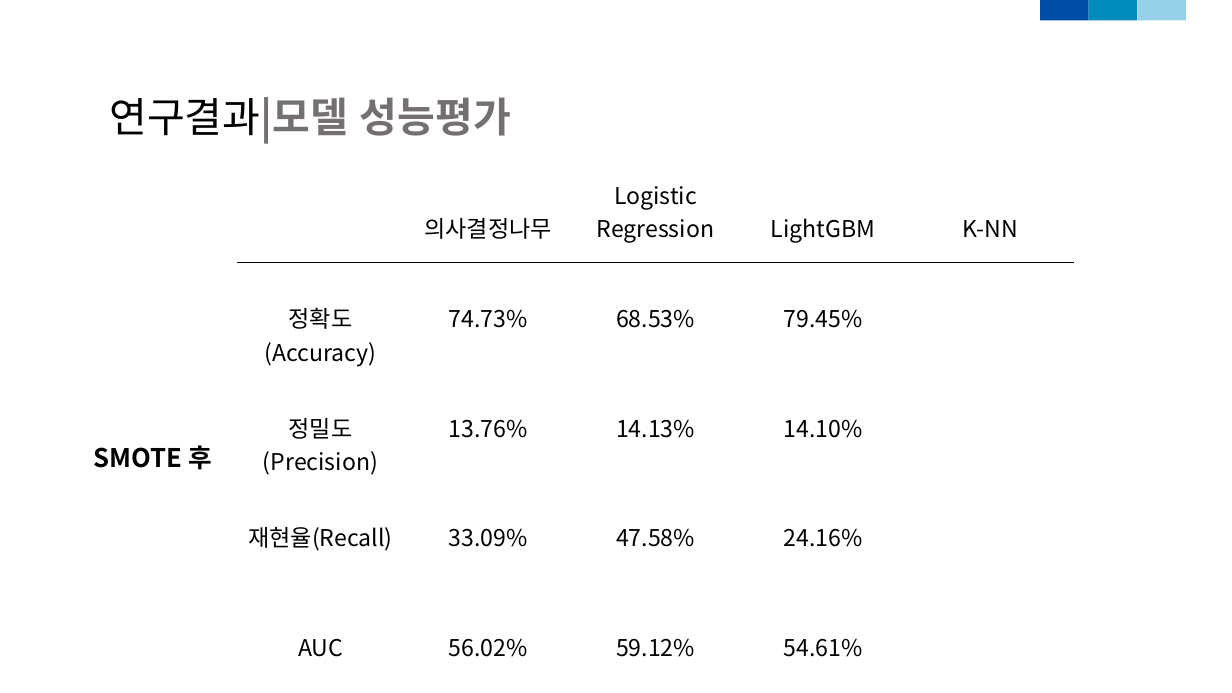
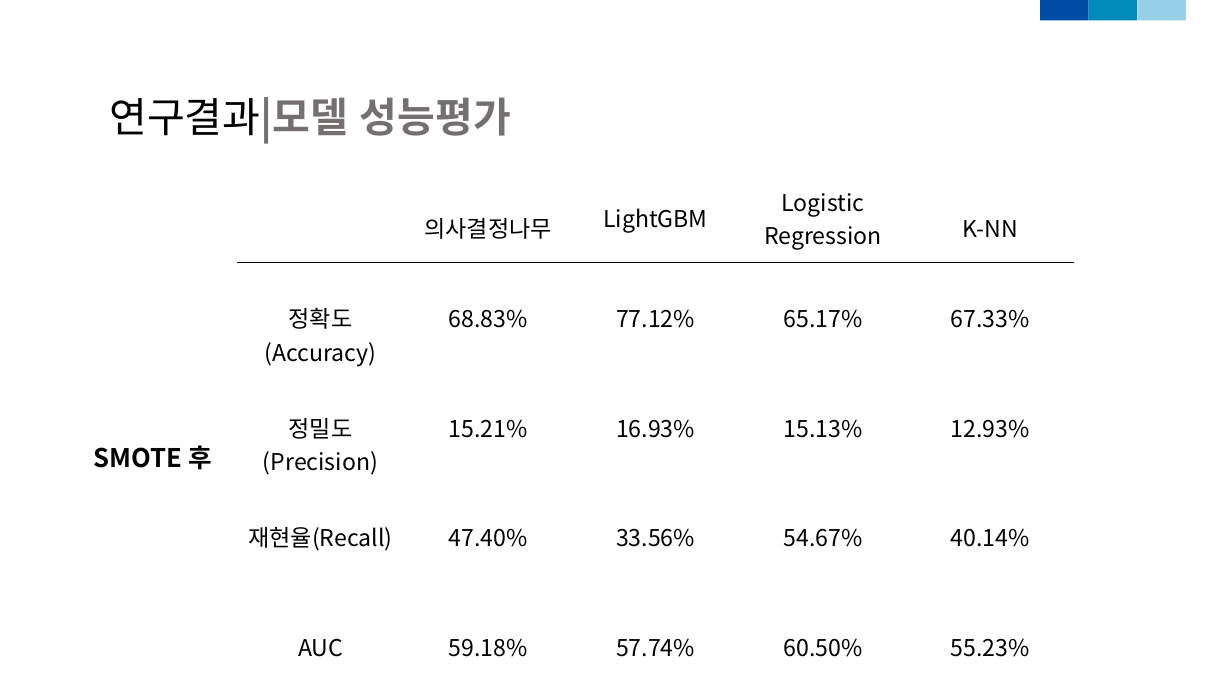
Before and after one commit to dudungE/Competition, a slide deck: slide 13 of ppt/부실가계탐지모형_2.pptx. Drawn at 1232x693 pixels with LibreOffice and Linux fonts; fonts in the diff are those of the drawing. Boxes give left, top, right and bottom in pixels: in the first picture for what was removed or moved away, otherwise in the second. Text is boxed around its words. In the diff, an @@ line names an element or a change of style, - is before the commit and + after.

Commit message:
ppt

```diff
--- a/ppt/부실가계탐지모형_2.pptx
+++ b/ppt/부실가계탐지모형_2.pptx
@@ table at (69,173,1073,661) @@
-row 1, column 4: Logistic Regression
+row 1, column 4: LightGBM
-row 1, column 5: LightGBM
+row 1, column 5: Logistic Regression
-row 2:  | 정확도(Accuracy) | 74.73% | 68.53% | 79.45% | 
+row 2:  | 정확도(Accuracy) | 68.83% | 77.12% | 65.17% | 67.33%
-row 3:  | 정밀도(Precision) | 13.76% | 14.13% | 14.10% | 
+row 3:  | 정밀도(Precision) | 15.21% | 16.93% | 15.13% | 12.93%
-row 4:  | 재현율(Recall) | 33.09% | 47.58% | 24.16% | 
+row 4:  | 재현율(Recall) | 47.40% | 33.56% | 54.67% | 40.14%
-row 5:  | AUC | 56.02% | 59.12% | 54.61% | 
+row 5:  | AUC | 59.18% | 57.74% | 60.50% | 55.23%
```
Also in this commit, not shown: 12 other slides changed, 1 slide added, 1 slide removed, 1 other file.
